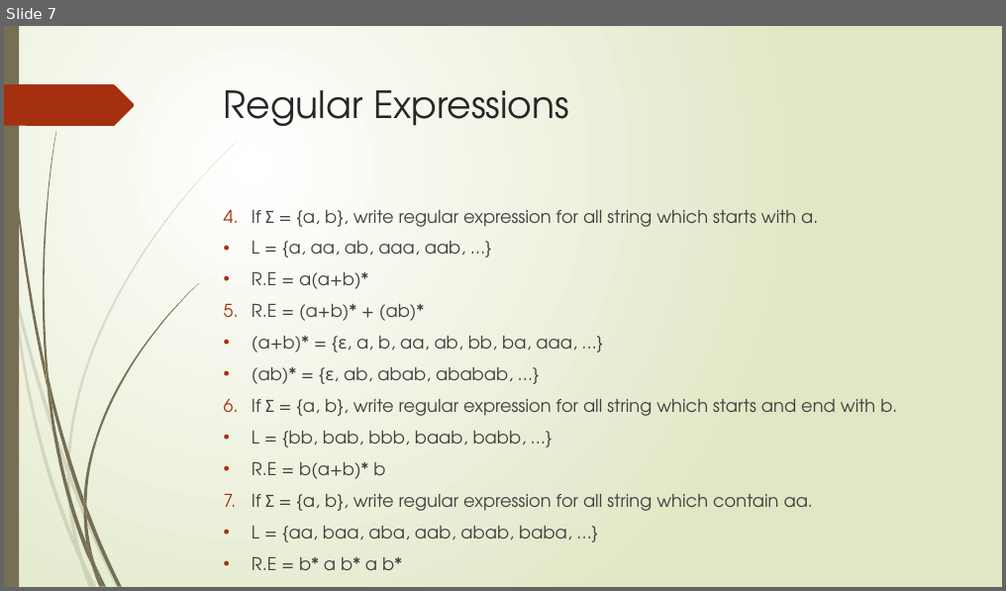
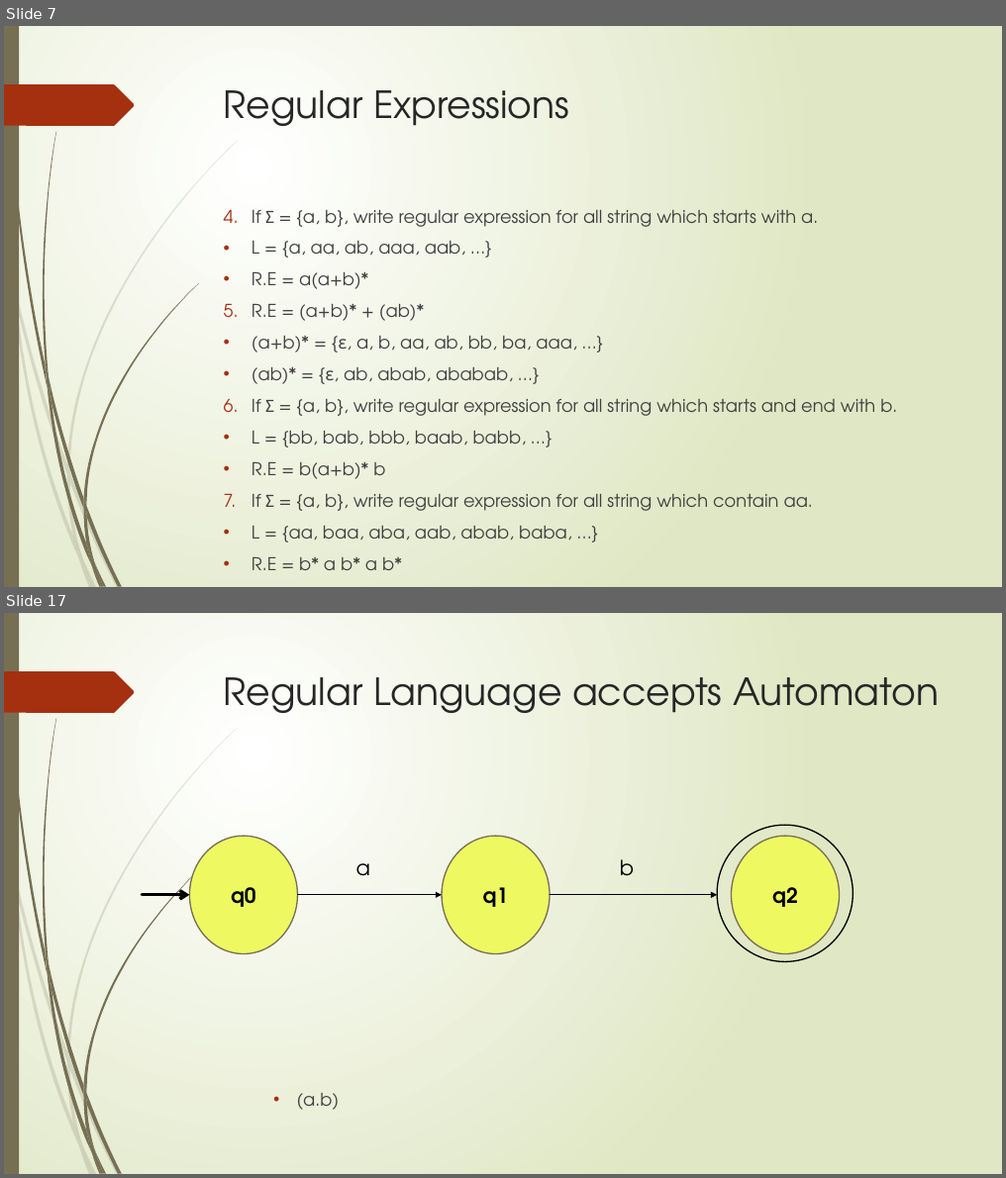
Before and after one commit to Federal-Urdu-University/Theory-of-Automata, a slide deck: Chap-2.pptx. Shown one above the other, each under a label of ours: slide 7 before the commit, slides 7 and 17 after it; the slides between them are not shown. The pictures are 1006x591 and 1006x1178 pixels, drawn with LibreOffice and Linux fonts; fonts in the diff are those of the drawing. Boxes give left, top, right and bottom in pixels: in the first picture for what was removed or moved away, otherwise in the second. Text is boxed around its words. In the diff, an @@ line names an element or a change of style, - is before the commit and + after.

```diff
--- a/Chap-2.pptx
+++ b/Chap-2.pptx
@@ slide 17 added at (4, 613, 1002, 1174), background gradient #FFFFFF to #DFE8C4; not listed: 24 template elements that a slide beside it also shows @@
@@ title added at (224, 677, 939, 713), 36 pt, text #262626 @@
+Regular Language accepts Automaton
@@ ellipse added at (190, 836, 297, 955), fill #EEF961, outline #766F54 1.25 pt, 20 pt, text #000000, bold @@
+q0
@@ ellipse added at (442, 836, 549, 955), fill #EEF961, outline #766F54 1.25 pt, 20 pt, text #000000, bold @@
+q1
@@ ellipse added at (718, 825, 853, 961), outline #000000 1.25 pt @@
@@ ellipse added at (732, 836, 840, 955), fill #EEF961, outline #766F54 1.25 pt, 20 pt, text #000000, bold @@
+q2
@@ text added at (356, 863, 370, 876), 20 pt, text #000000 @@
+a
@@ text added at (620, 860, 634, 876), 20 pt, text #000000 @@
+b
@@ arrow added from (142, 895) to (190, 895), #000000 3 pt @@
@@ arrow added from (297, 895) to (442, 895), #000000 0.75 pt @@
@@ arrow added from (549, 895) to (718, 895), #000000 0.75 pt @@
@@ text added at (297, 1093, 339, 1110), 17 pt, text #404040 @@
+  • (a.b)
```
Also in this commit, not shown: 1 slide changed, 21 other slides added, 1 slide removed, 1 other file.
